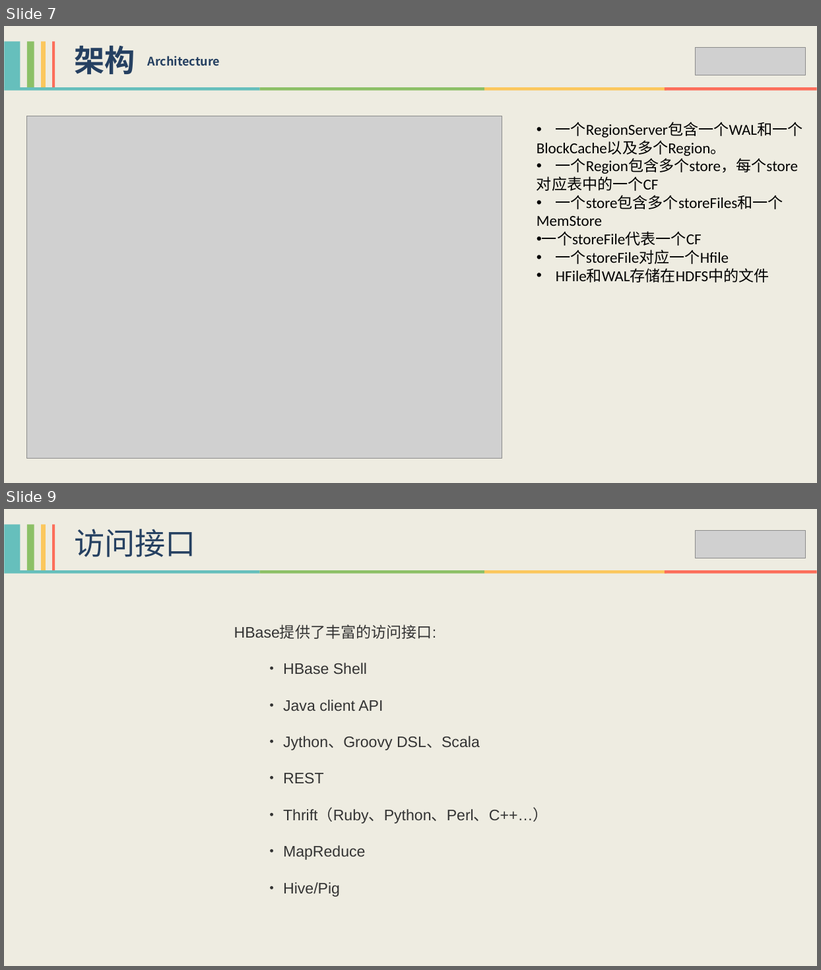
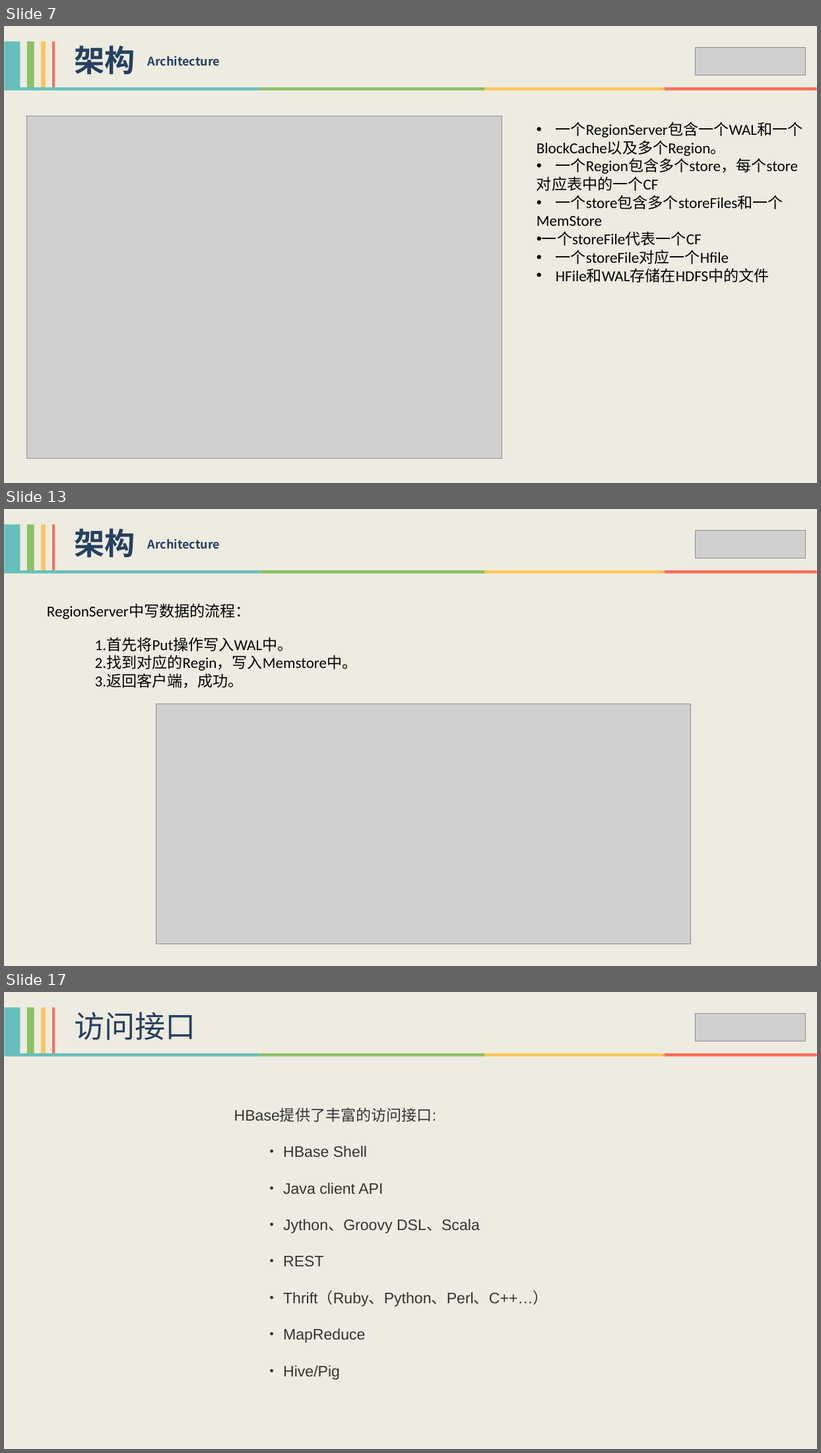
Before and after one commit to xiaoguoqiang/data, a slide deck: HBase技术分享-李强.pptx. Shown one above the other, each under a label of ours: slides 7 and 9 before the commit, slides 7, 13 and 17 after it; the slides between them are not shown. The pictures are 821x970 and 821x1453 pixels, drawn with LibreOffice and Linux fonts; fonts in the diff are those of the drawing; grey boxes stand for pictures. Boxes give left, top, right and bottom in pixels: in the first picture for what was removed or moved away, otherwise in the second. Text is boxed around its words. In the diff, an @@ line names an element or a change of style, - is before the commit and + after.

```diff
--- a/HBase技术分享-李强.pptx
+++ b/HBase技术分享-李强.pptx
@@ slide 13 added at <box>4,509,817,966</box>, background #EEECE1 @@
@@ group added at <box>4,524,55,570</box>: 4 rectangles @@
@@ text added at <box>74,528,135,558</box>, 36 pt, text #254061, bold @@
+架构
@@ text added at <box>148,539,220,549</box>, 14 pt, text #254061, bold @@
+Architecture
@@ picture added at <box>695,530,805,558</box> @@
@@ group added at <box>4,570,817,574</box>: 4 rectangles @@
@@ text added at <box>47,603,251,619</box>, 18 pt, text #000000 @@
+RegionServer中写数据的流程：
@@ text added at <box>95,637,358,689</box>, 18 pt, text #000000 @@
+1.首先将Put操作写入WAL中。
+2.找到对应的Regin，写入Memstore中。
+3.返回客户端，成功。
@@ picture added at <box>156,704,690,944</box> @@
@@ what was slide 9 is now slide 17 @@
```
Also in this commit, not shown: 2 slides changed, 7 other slides added.
